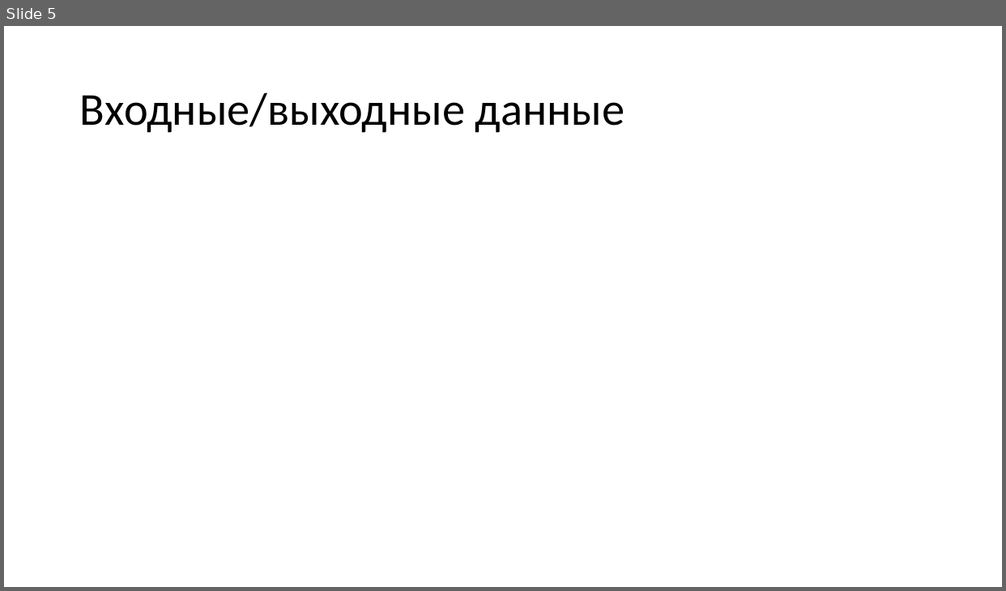
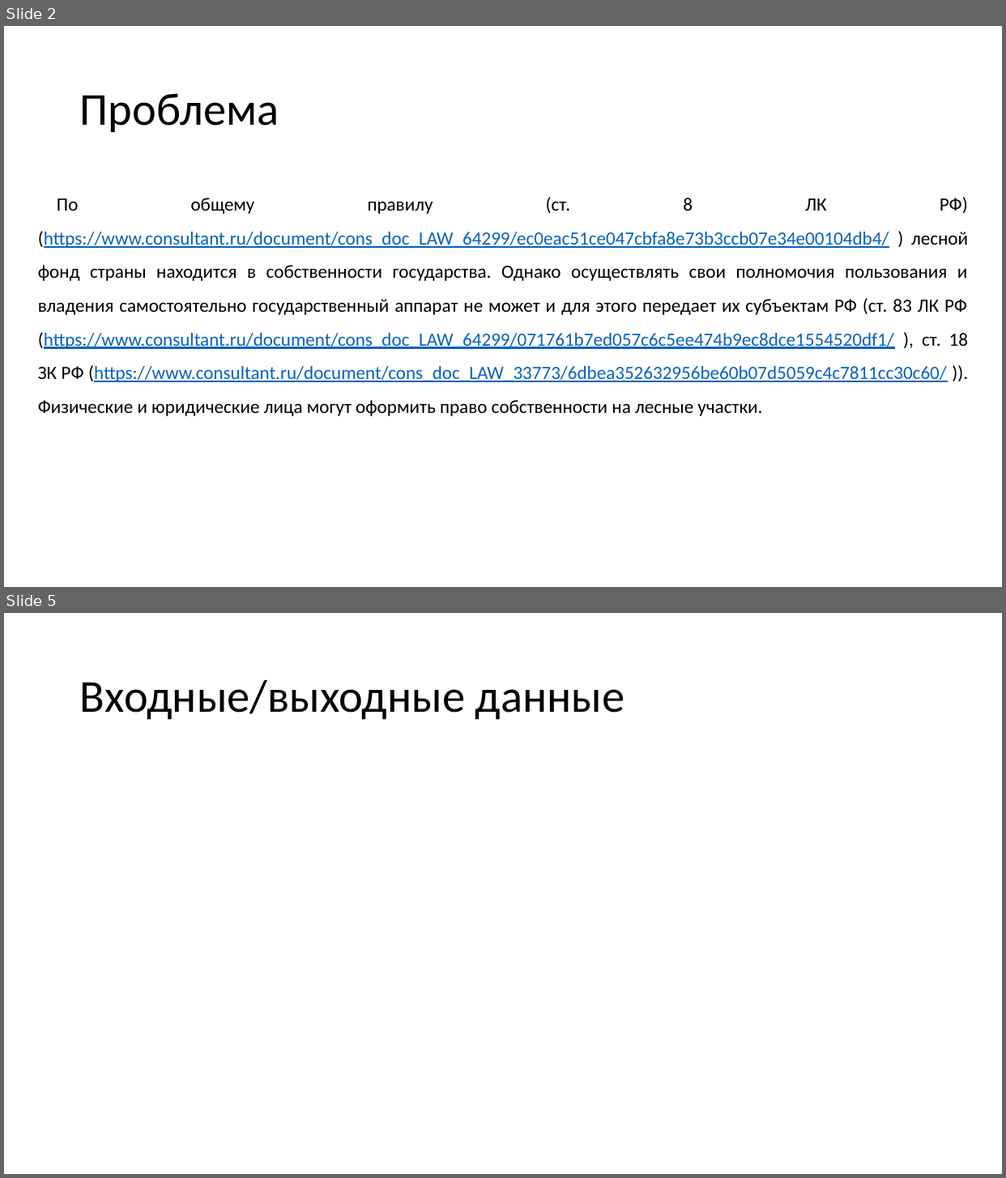
Before and after one commit to mcdodik20008/docs, a slide deck: Prezentatsia.pptx. Shown one above the other, each under a label of ours: slide 5 before the commit, slides 2 and 5 after it; the slides between them are not shown. The pictures are 1006x591 and 1006x1178 pixels, drawn with LibreOffice and Linux fonts; fonts in the diff are those of the drawing. Boxes give left, top, right and bottom in pixels: in the first picture for what was removed or moved away, otherwise in the second. Text is boxed around its words. In the diff, an @@ line names an element or a change of style, - is before the commit and + after.

```diff
--- a/Prezentatsia.pptx
+++ b/Prezentatsia.pptx
@@ slide 2 added at bbox=[4, 26, 1002, 587], background #FFFFFF @@
@@ title added at bbox=[80, 93, 279, 132], 44 pt, text #000000 @@
+Проблема
@@ text added at bbox=[38, 197, 968, 416], 18 pt, text #000000 @@
+По общему правилу (ст. 8 ЛК РФ) (https://www.consultant.ru/document/cons_doc_LAW_64299/ec0eac51ce047cbfa8e73b3ccb07e34e00104db4/ ) лесной фонд страны находится в собственности государства. Однако осуществлять свои полномочия пользования и владения самостоятельно государственный аппарат не может и для этого передает их субъектам РФ (ст. 83 ЛК РФ (https://www.consultant.ru/document/cons_doc_LAW_64299/071761b7ed057c6c5ee474b9ec8dce1554520df1/ ), ст. 18 ЗК РФ (https://www.consultant.ru/document/cons_doc_LAW_33773/6dbea352632956be60b07d5059c4c7811cc30c60/ )). Физические и юридические лица могут оформить право собственности на лесные участки.
```
Also in this commit, not shown: 3 other slides added, 4 slides removed, 3 other files.
